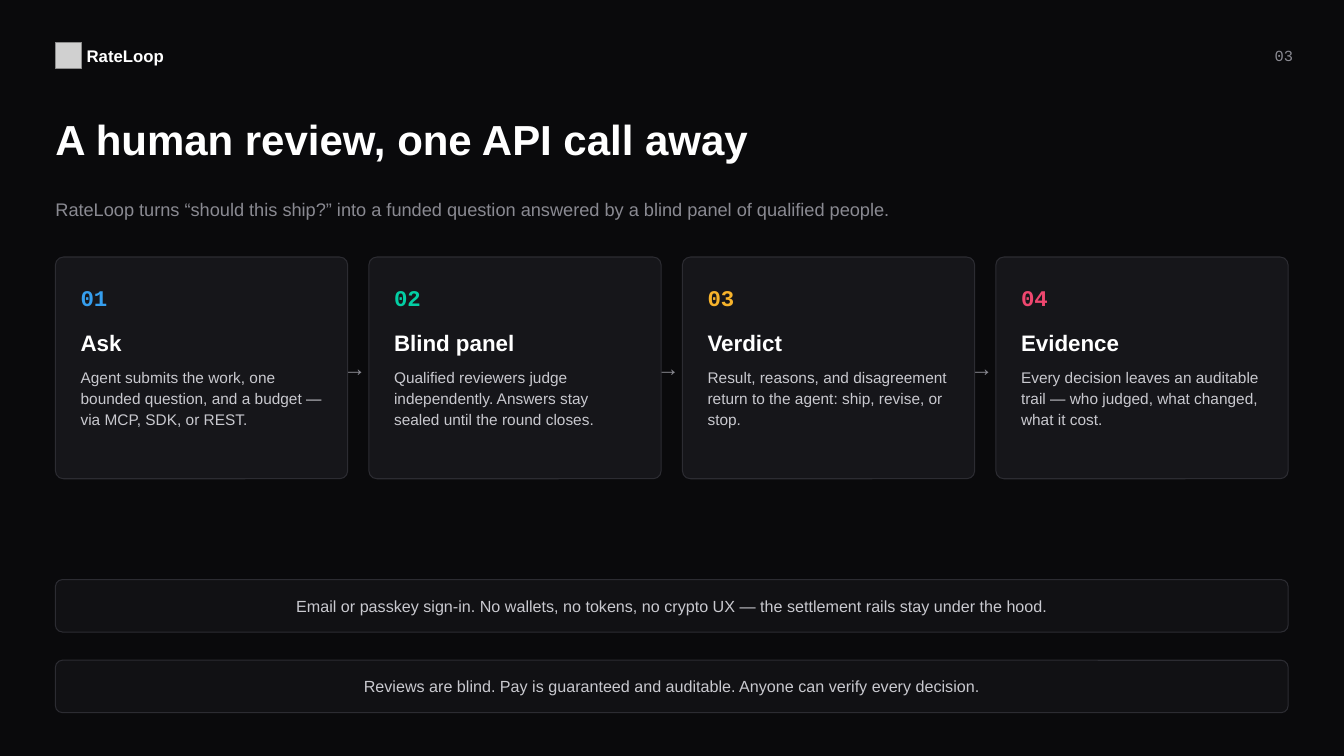
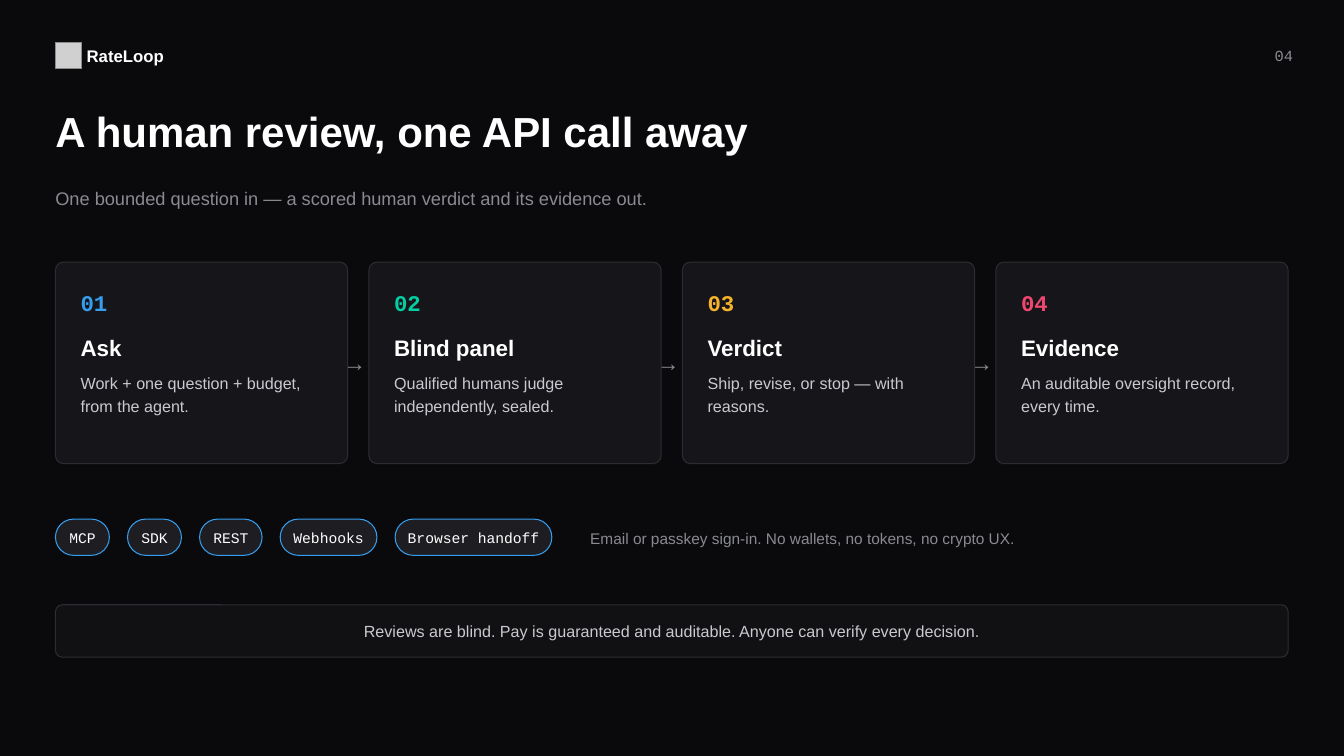
Before and after one commit to Noc2/RateLoop, a slide deck: slide 4 of outputs/rateloop-seed-deck-tokenless-2026-07.pptx (slide 3 before the commit). Drawn at 1344x756 pixels with LibreOffice and Linux fonts; fonts in the diff are those of the drawing; grey boxes stand for pictures. Boxes give left, top, right and bottom in pixels: in the first picture for what was removed or moved away, otherwise in the second. Text is boxed around its words. In the diff, an @@ line names an element or a change of style, - is before the commit and + after.

```diff
--- a/outputs/rateloop-seed-deck-tokenless-2026-07.pptx
+++ b/outputs/rateloop-seed-deck-tokenless-2026-07.pptx
@@ text at (1275, 51, 1293, 61): text changed @@
-03
+04
@@ text "A human review, one API ...": place and size @@
-text "A human review, one API ..." at (55, 124, 748, 163)
+text "A human review, one API ..." at (55, 116, 748, 156)
@@ text at (55, 192, 647, 209): text changed @@
-RateLoop turns “should this ship?” into a funded question answered by a blind panel of qualified people.
+One bounded question in — a scored human verdict and its evidence out.
@@ proportions changed in 4 elements at (369, 262, 661, 464), (683, 262, 975, 464), (996, 262, 1289, 464), (55, 262, 348, 464) @@
@@ rounded rectangle: place and size @@
-rounded rectangle at (55, 257, 348, 479)
+rounded rectangle at (55, 262, 348, 464)
@@ rounded rectangle: place and size @@
-rounded rectangle at (369, 257, 661, 479)
+rounded rectangle at (369, 262, 661, 464)
@@ rounded rectangle: place and size @@
-rounded rectangle at (683, 257, 975, 479)
+rounded rectangle at (683, 262, 975, 464)
@@ rounded rectangle: place and size @@
-rounded rectangle at (996, 257, 1289, 479)
+rounded rectangle at (996, 262, 1289, 464)
@@ 8 texts: place and size @@
-8 texts at (81, 291, 1119, 356)
+8 texts at (81, 296, 1119, 361)
@@ 3 texts: place and size @@
-3 texts at (344, 348, 1001, 388)
+3 texts at (344, 343, 1001, 383)
@@ text at (81, 377, 301, 416): text changed; size 11 to 11.5 pt @@
-Agent submits the work, one bounded question, and a budget — via MCP, SDK, or REST.
+Work + one question + budget, from the agent.
@@ text at (394, 377, 563, 416): text changed; size 11 to 11.5 pt @@
-Qualified reviewers judge independently. Answers stay sealed until the round closes.
+Qualified humans judge independently, sealed.
@@ text at (708, 377, 904, 412): text changed; size 11 to 11.5 pt @@
-Result, reasons, and disagreement return to the agent: ship, revise, or stop.
+Ship, revise, or stop — with reasons.
@@ text at (1021, 377, 1235, 416): text changed; size 11 to 11.5 pt @@
-Every decision leaves an auditable trail — who judged, what changed, what it cost.
+An auditable oversight record, every time.
@@ rounded rectangle added at (55, 519, 110, 556), fill #1D1D22, outline #359EEE 0.75 pt @@
@@ text added at (69, 533, 95, 543), 10.5 pt, text #FFFFFF @@
+MCP
@@ rounded rectangle added at (127, 519, 181, 556), fill #1D1D22, outline #359EEE 0.75 pt @@
@@ text added at (141, 533, 167, 543), 10.5 pt, text #FFFFFF @@
+SDK
@@ rounded rectangle added at (200, 519, 262, 556), fill #1D1D22, outline #359EEE 0.75 pt @@
@@ text added at (213, 533, 248, 543), 10.5 pt, text #FFFFFF @@
+REST
@@ rounded rectangle added at (280, 519, 377, 556), fill #1D1D22, outline #359EEE 0.75 pt @@
@@ text added at (293, 532, 363, 543), 10.5 pt, text #FFFFFF @@
+Webhooks
@@ rounded rectangle added at (395, 519, 552, 556), fill #1D1D22, outline #359EEE 0.75 pt @@
@@ text added at (408, 532, 539, 543), 10.5 pt, text #FFFFFF @@
+Browser handoff
@@ text at (590, 533, 1015, 547): text changed; size 11.5 to 11 pt; text colour #C9C9CF to #8A8A92 @@
-Email or passkey sign-in. No wallets, no tokens, no crypto UX — the settlement rails stay under the hood.
+Email or passkey sign-in. No wallets, no tokens, no crypto UX.
@@ rounded rectangle: place and size @@
-rounded rectangle at (55, 580, 1289, 632)
+rounded rectangle at (55, 605, 1289, 657)
@@ text "Reviews are blind. Pay is ...": place and size @@
-text "Reviews are blind. Pay is ..." at (364, 680, 980, 696)
+text "Reviews are blind. Pay is ..." at (364, 625, 980, 641)
@@ rounded rectangle removed at (55, 660, 1289, 713) @@
```
Also in this commit, not shown: 6 other slides changed, 4 slides added, 2 slides removed.
